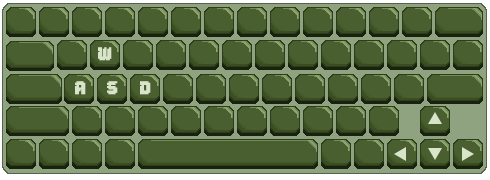
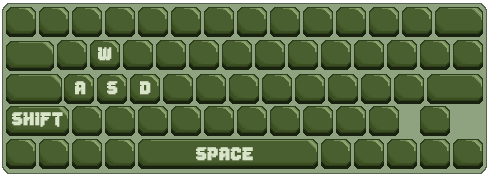
Two versions of the same layered image (490px x 180px). Layer-by-layer changes:
added group "KeyboardSprite" with 81 layers above "Layer 0" over [12, 112, 474, 161]
hid "Shape 1" (1st of 4, in "KeyboardSprite"), moved it into group "KeyboardSprite" over [394, 147, 406, 161]
hid "Shape 1" (2nd of 4, in "KeyboardSprite"), moved it into group "KeyboardSprite" over [462, 147, 474, 161]
hid "Shape 1" (3rd of 4, in "KeyboardSprite"), moved it into group "KeyboardSprite" over [428, 148, 442, 160]
hid "Shape 1" (4th of 4, in "KeyboardSprite"), moved it into group "KeyboardSprite" over [428, 112, 442, 124]
added layer "shift" in group "KeyboardSprite" over [12, 112, 63, 127]
showed "space", moved it into group "KeyboardSprite" over [196, 147, 253, 161]
moved "KeysLayers" into group "KeyboardSprite" over [12, 112, 474, 161]
moved "KeyboardBackgroundLayer" into group "KeyboardSprite" over [12, 112, 474, 161]
